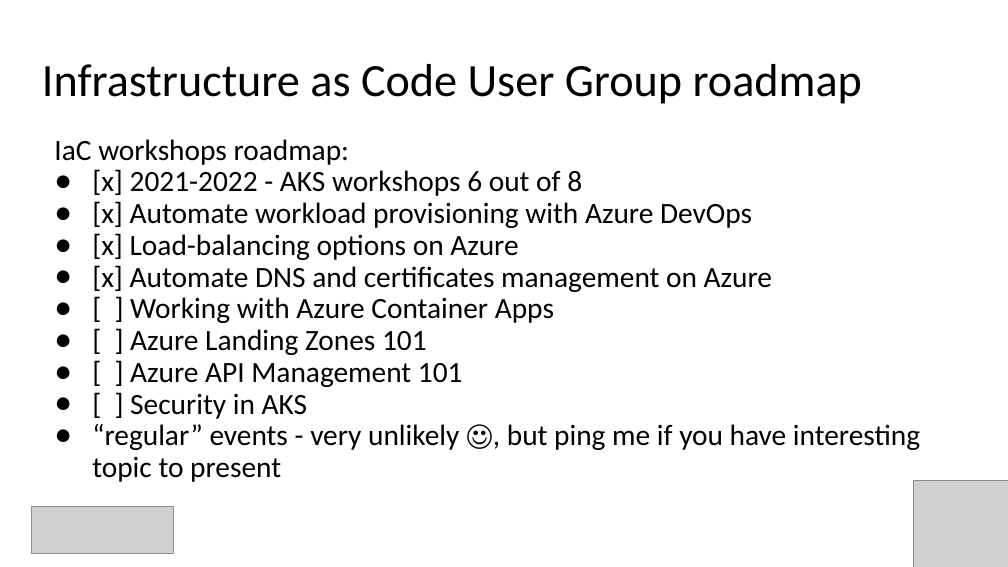
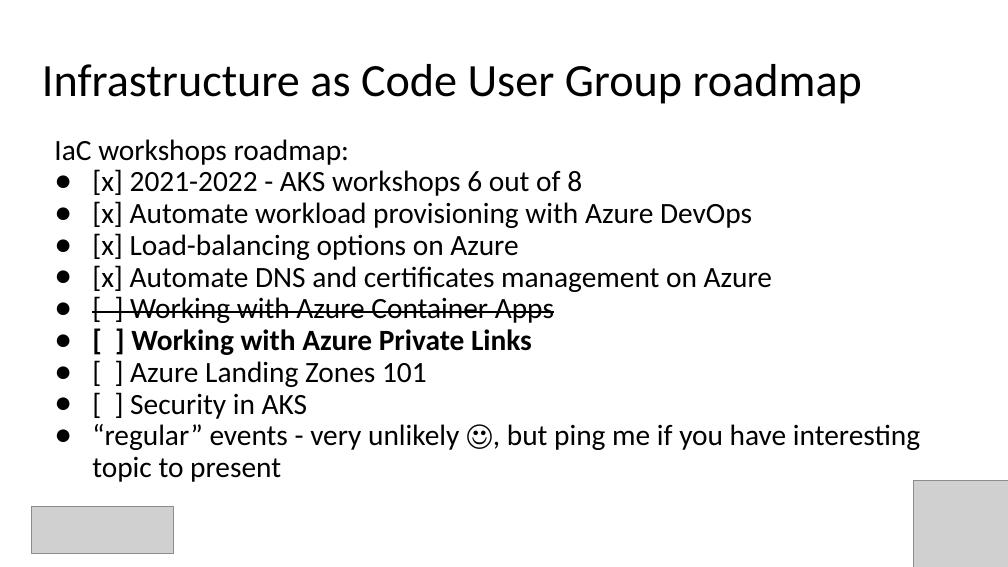
Before and after one commit to Infrastructure-AsCode/azure-private-links-labs, a slide deck: slide 2 of slides/private-links.pptx (slide 3 before the commit). Drawn at 1008x567 pixels with LibreOffice and Linux fonts; fonts in the diff are those of the drawing; grey boxes stand for pictures. Boxes give left, top, right and bottom in pixels: in the first picture for what was removed or moved away, otherwise in the second. Text is boxed around its words. In the diff, an @@ line names an element or a change of style, - is before the commit and + after.

```diff
--- a/slides/private-links.pptx
+++ b/slides/private-links.pptx
@@ text at [130,297,554,323]: strikethrough on in "[ ] Working with Azure Container Apps" @@
@@ text at [131,329,532,355]: paragraph added @@
+● [ ] Working with Azure Private Links
@@ text at [130,363,463,387]: paragraph removed @@
-● [ ] Azure API Management 101
```
Also in this commit, not shown: 1 other slide changed, 1 slide removed, 2 other files.
